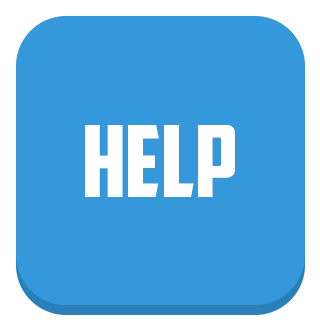
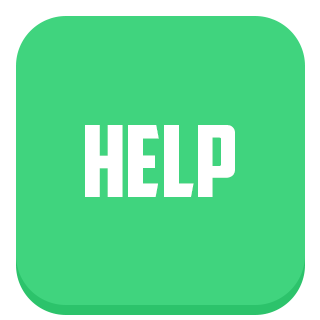
Layers edited between the first and the second 320x320 image:
painted on "Rounded Rectangle 1" over [16, 16, 305, 305]
